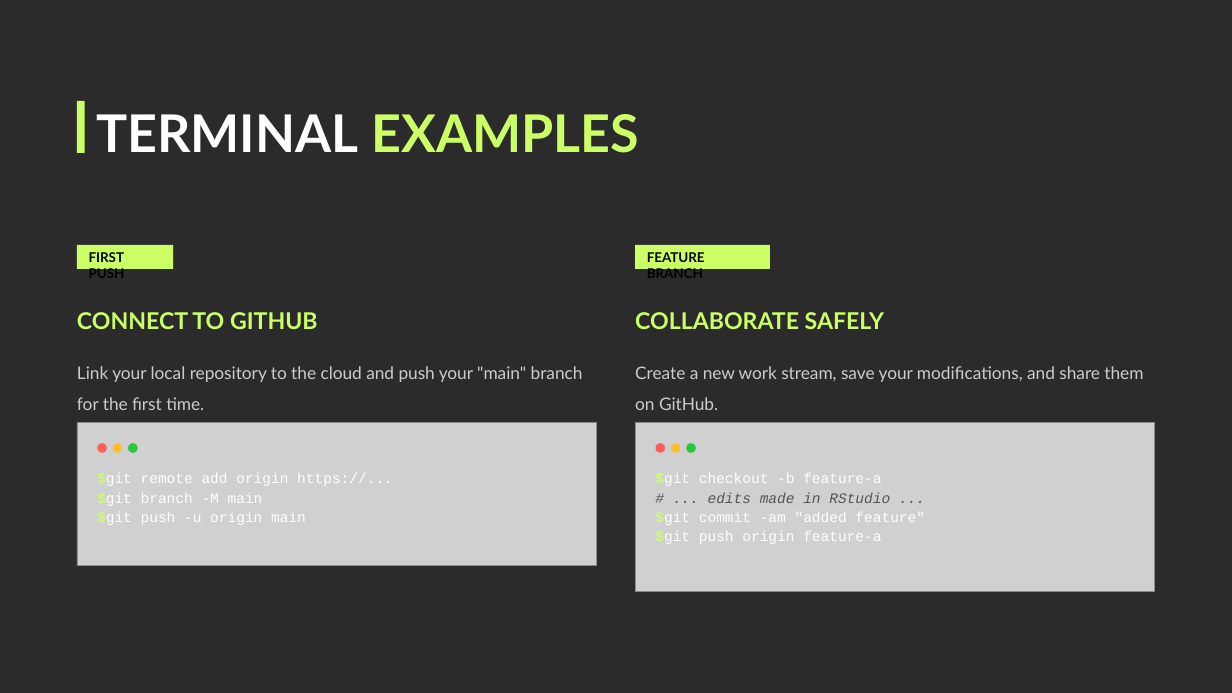
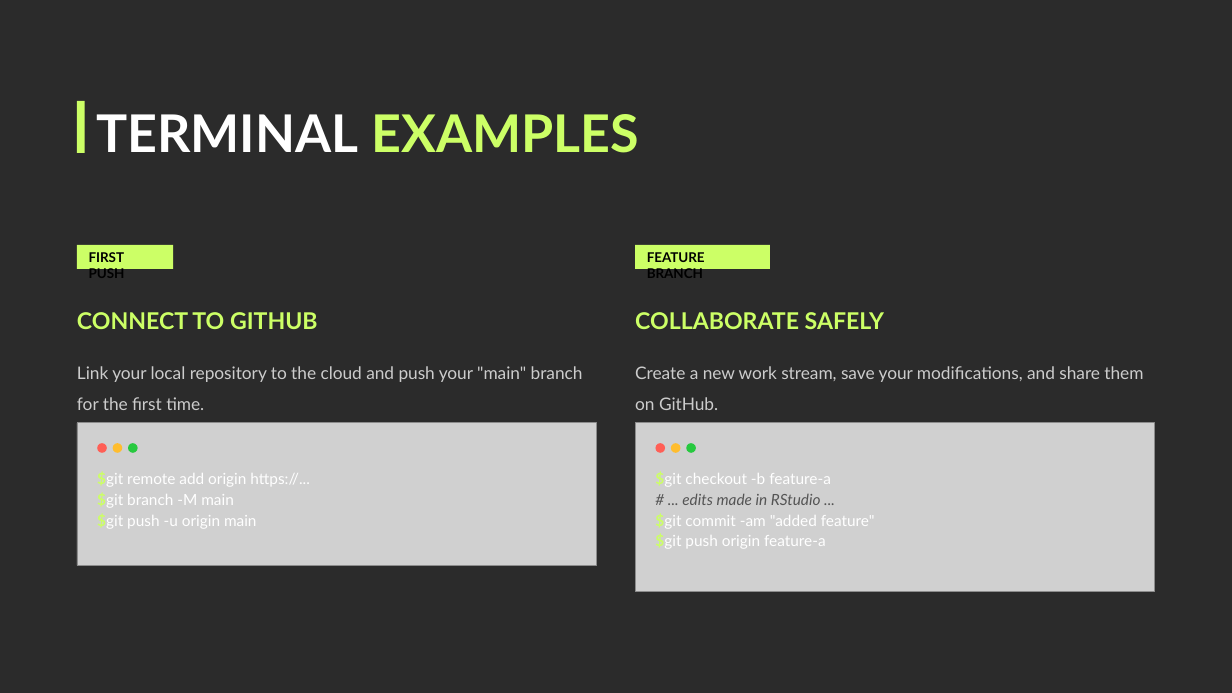
Before and after one commit to miftahulhoque01/Dummy-Project, a slide deck: slide 10 of GitHub_collaboration.pptx. Drawn at 1232x693 pixels with LibreOffice and Linux fonts; fonts in the diff are those of the drawing; grey boxes stand for pictures; background and template pictures are left out; a plain dark background stands for a picture behind light text. Boxes give left, top, right and bottom in pixels: in the first picture for what was removed or moved away, otherwise in the second. Text is boxed around its words. In the diff, an @@ line names an element or a change of style, - is before the commit and + after.

```diff
--- a/GitHub_collaboration.pptx
+++ b/GitHub_collaboration.pptx
@@ text "$git remote add origin https://... ..." at (97,471,309,528): size 11.2 to 12 pt, font Courier New to Lato @@
@@ text "$git checkout -b feature-a # ..." at (655,471,875,548): size 11.2 to 12 pt, font Courier New to Lato @@
```
Also in this commit, not shown: 7 other slides changed, 2 slides added.
